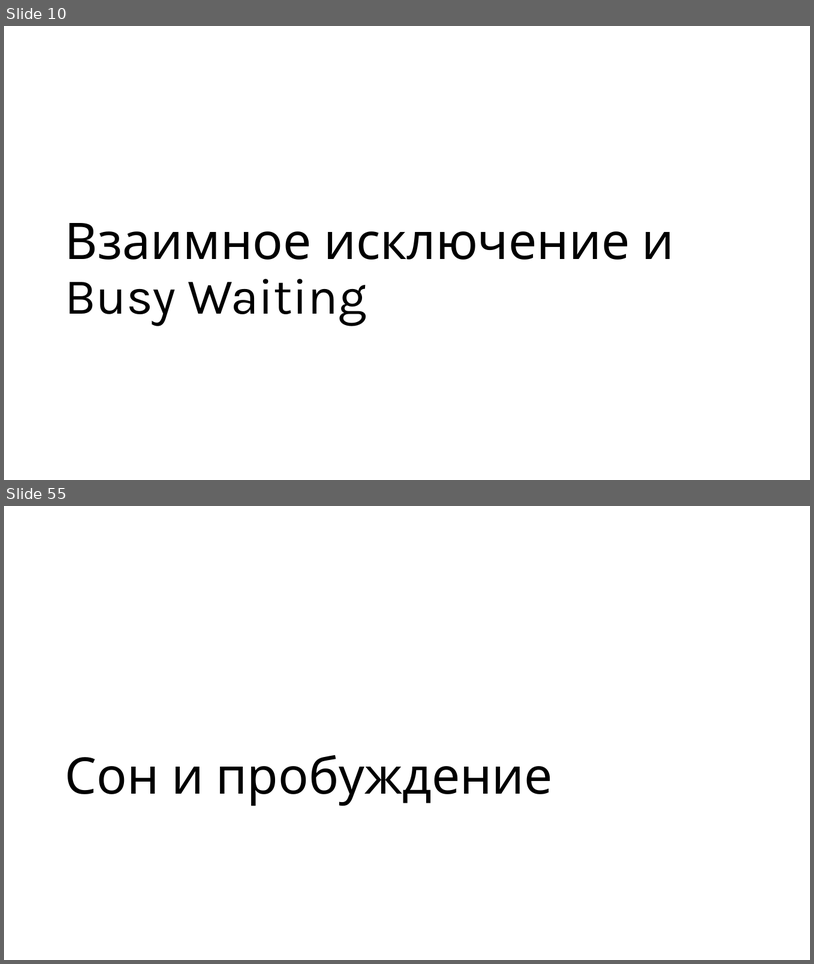
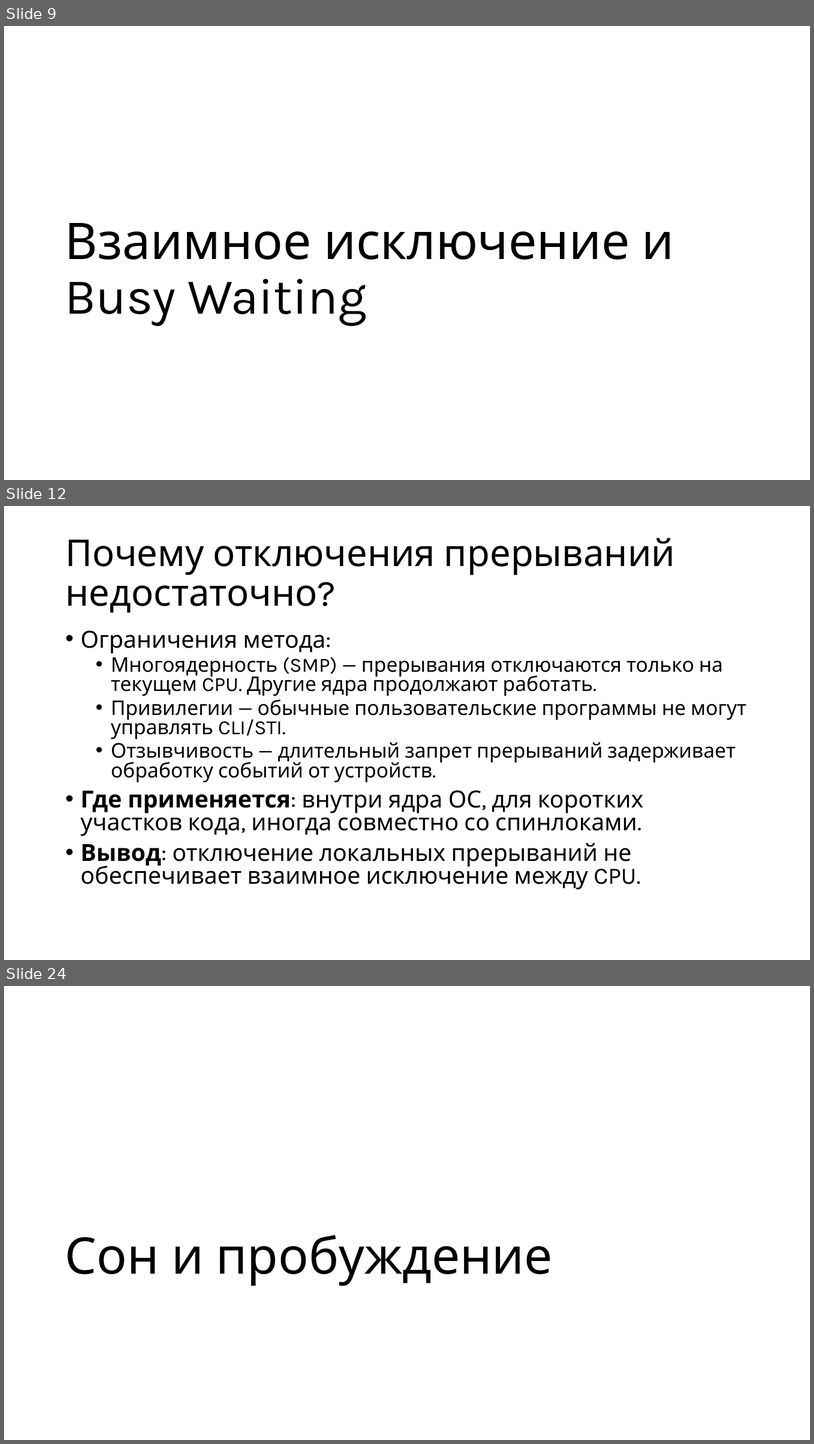
Before and after one commit to alexey-malov/os-course, a slide deck: lectures/05/Синхронизация и межпроцессная коммуникация.pptx. Shown one above the other, each under a label of ours: slides 10 and 55 before the commit, slides 9, 12 and 24 after it; the slides between them are not shown. The pictures are 814x964 and 814x1444 pixels, drawn with LibreOffice and Linux fonts; fonts in the diff are those of the drawing. Boxes give left, top, right and bottom in pixels: in the first picture for what was removed or moved away, otherwise in the second. Text is boxed around its words. In the diff, an @@ line names an element or a change of style, - is before the commit and + after.

```diff
--- a/lectures/05/Синхронизация и межпроцессная коммуникация.pptx
+++ b/lectures/05/Синхронизация и межпроцессная коммуникация.pptx
@@ slide 12 added at (4,506,810,960), background #FFFFFF @@
@@ title added at (65,538,675,613), 44 pt, text #000000 @@
+Почему отключения прерываний недостаточно?
@@ text added at (81,630,747,889), 24 pt, text #000000 @@
+• Ограничения метода:
+  • Многоядерность (SMP) — прерывания отключаются только на текущем CPU. Другие ядра продолжают работать.
+  • Привилегии — обычные пользовательские программы не могут управлять CLI/STI.
+  • Отзывчивость — длительный запрет прерываний задерживает обработку событий от устройств.
+• Где применяется: внутри ядра ОС, для коротких участков кода, иногда совместно со спинлоками.
+• Вывод: отключение локальных прерываний не обеспечивает взаимное исключение между CPU.
@@ what was slide 10 is now slide 9 @@
@@ what was slide 55 is now slide 24 @@
```
Also in this commit, not shown: 11 slides changed, 67 other slides added, 148 slides removed, 1 other file.
